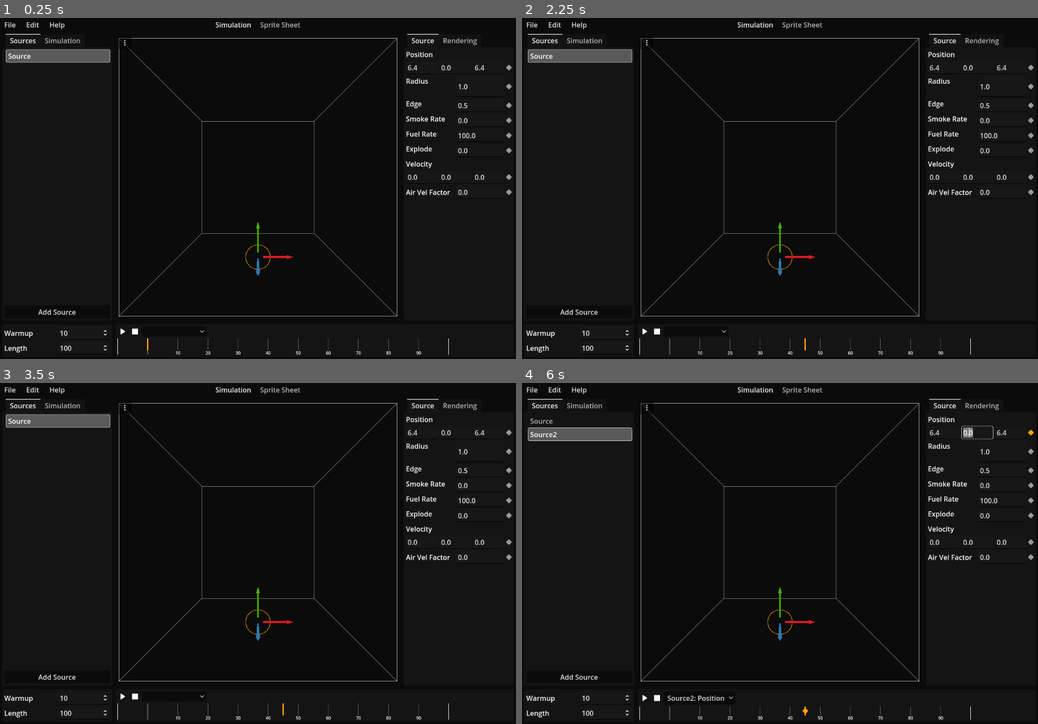
Above: before the commit, frames 1-4 (two rows, left to right).
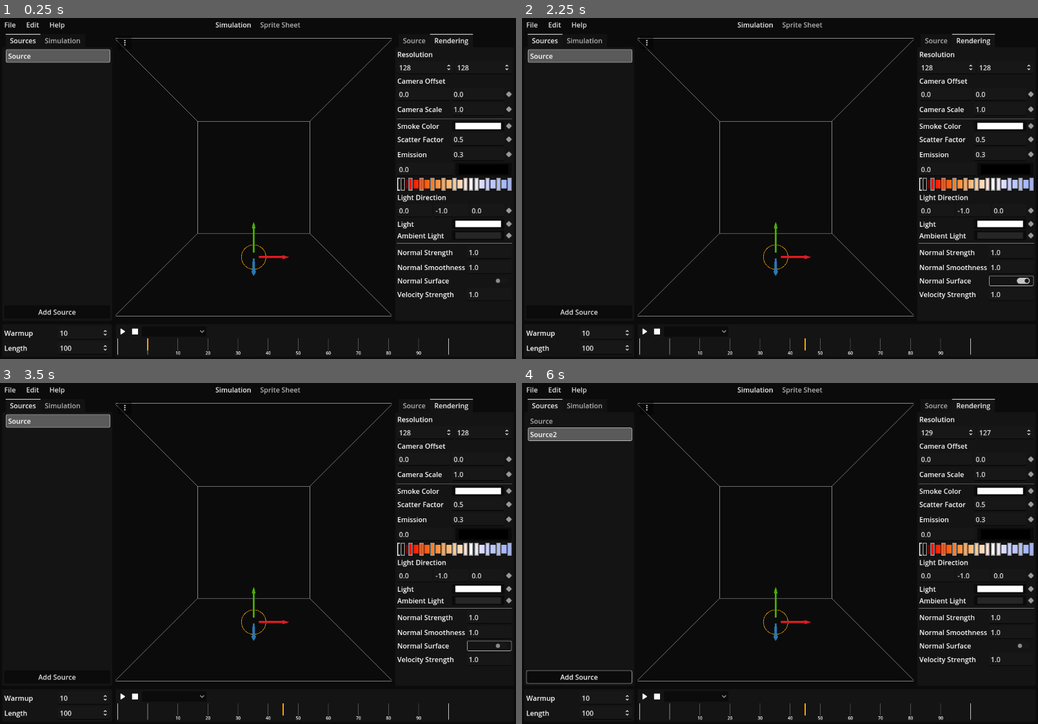
Above: after the commit, the same moments.

Repository: krokoschlange/Inferno3D
Game: Godot game, scene res://editor/main_editor.tscn
The game is run twice, just before and just after one commit, with the same random seed, the same clock (stepped at 60 frames per second) and the same inputs.
Inputs (mouse positions are in pixels of both pictures, inside the frame that each line leads up to):
- Up to frame 1 (0.25 s): no input
- Up to frame 2 (2.25 s): click (645, 331) at 0.5 s; click (645, 331) at 1.25 s; click (1012, 280) at 2.02 s
- Up to frame 3 (3.5 s): click (490, 645) at 2.77 s
- Up to frame 4 (6 s): click "Add Source" at 3.5 s; click "⋮" at 4.25 s; click (1032, 434) at 5.02 s; click (970, 430) at 5.77 s

The runs differ from the first frame. In frame 1, 4.3% of the frame differs, in the area x 22-100%, y 4-88%; in frame 2, 4.4%; in frame 3, 4.3%; in frame 4, 4.7%, in the area x 0-100%, y 4-97%.
Error before the commit: Cannot call method 'sampler_create' on a null value. (res://simulation/fluids.gd:262)
Error after the commit: Cannot call method 'sampler_create' on a null value. (res://simulation/fluids.gd:267)

Commit message:
add normal surface mode

Diff:
--- a/editor/file_io.gd
+++ b/editor/file_io.gd
@@ -42,6 +42,7 @@
 	file.set_value("Rendering", "ambient_light", smoke_sim.ambient_light)
 	file.set_value("Rendering", "normal_strength", smoke_sim.normal_strength)
 	file.set_value("Rendering", "normal_smoothness", smoke_sim.normal_smoothness)
+	file.set_value("Rendering", "normal_surface", smoke_sim.normal_surface)
 	file.set_value("Rendering", "velocity_map_strength", smoke_sim.velocity_map_strength)
 
 	file.set_value("SpriteSheet", "grid", sprite_sheet_gen.grid_editor.value)
@@ -133,6 +134,7 @@
 	smoke_sim.ambient_light = file.get_value("Rendering", "ambient_light", Color(0.148, 0.148, 0.148, 1))
 	smoke_sim.normal_strength = file.get_value("Rendering", "normal_strength", 1.0)
 	smoke_sim.normal_smoothness = file.get_value("Rendering", "normal_smoothness", 1.0)
+	smoke_sim.normal_surface = file.get_value("Rendering", "normal_surface", false)
 	smoke_sim.velocity_map_strength = file.get_value("Rendering", "velocity_map_strength", 1.0)
 
 	sprite_sheet_gen.grid_editor.set_value_no_signal(file.get_value("SpriteSheet", "grid", Vector2i(1, 1)))
--- a/editor/main_editor.tscn
+++ b/editor/main_editor.tscn
@@ -559,9 +559,10 @@
 
 [node name="TabContainer" type="TabContainer" parent="MarginContainer/TabContainer/Simulation/Simulation/HSplitContainer"]
 layout_mode = 2
-current_tab = 0
+current_tab = 1
 
 [node name="Source" type="MarginContainer" parent="MarginContainer/TabContainer/Simulation/Simulation/HSplitContainer/TabContainer"]
+visible = false
 layout_mode = 2
 theme_override_constants/margin_left = 5
 theme_override_constants/margin_top = 5
@@ -758,7 +759,6 @@
 active_texture = ExtResource("7_m5c0e")
 
 [node name="Rendering" type="MarginContainer" parent="MarginContainer/TabContainer/Simulation/Simulation/HSplitContainer/TabContainer"]
-visible = false
 layout_mode = 2
 theme_override_constants/margin_left = 5
 theme_override_constants/margin_top = 5
@@ -1000,6 +1000,15 @@
 min_value = 0.1
 max_value = 10.0
 drag_speed = 0.1
+
+[node name="NormalSurfaceLabel" type="Label" parent="MarginContainer/TabContainer/Simulation/Simulation/HSplitContainer/TabContainer/Rendering/VBoxContainer/GridContainer4"]
+layout_mode = 2
+size_flags_horizontal = 3
+text = "Normal Surface"
+
+[node name="NormalSurfaceToggle" type="CheckButton" parent="MarginContainer/TabContainer/Simulation/Simulation/HSplitContainer/TabContainer/Rendering/VBoxContainer/GridContainer4"]
+layout_mode = 2
+flat = true
 
 [node name="VelocityStrengthLabel" type="Label" parent="MarginContainer/TabContainer/Simulation/Simulation/HSplitContainer/TabContainer/Rendering/VBoxContainer/GridContainer4"]
 layout_mode = 2
--- a/simulation/fluids.gd
+++ b/simulation/fluids.gd
@@ -130,6 +130,10 @@
 	set(value):
 		normal_smoothness = value
 		normal_mat.set_shader_parameter("normal_smoothness", normal_smoothness)
+var normal_surface: bool = false:
+	set(value):
+		normal_surface = value
+		normal_mat.set_shader_parameter("surface_only", normal_surface)
 var velocity_map_strength: float = 1.0:
 	set(value):
 		velocity_map_strength = value
@@ -154,6 +158,7 @@
 	ambient_light = ambient_light
 	normal_strength = normal_strength
 	normal_smoothness = normal_smoothness
+	normal_surface = normal_surface
 	velocity_map_strength = velocity_map_strength
 
 	var mesh := BoxMesh.new()
--- a/simulation/normal.gdshader
+++ b/simulation/normal.gdshader
@@ -5,6 +5,8 @@
 
 uniform float normal_smoothness = 1.0;
 uniform float normal_strength = 1.0;
+uniform bool surface_only = false;
+
 
 uniform vec3 size;
 uniform int samples;
@@ -60,7 +62,6 @@
 	pos += pos_diff * noise_offset;
 
 	float transparency = 1.0;
-	vec3 emit = vec3(0);
 	vec3 norm = vec3(0, 0, 1);
 
 	vec3 diff_size = normal_smoothness / vec3(textureSize(density, 0));
@@ -73,6 +74,7 @@
 			float diff = transparency;
 			transparency *= ext;
 			diff -= transparency;
+			diff = max(0.0, diff);
 
 			float dens_b = textureLod(density, pos_to_uvw(pos) + vec3(0, -1, 0) * diff_size.y, 0).r;
 			float dens_t = textureLod(density, pos_to_uvw(pos) + vec3(0, 1, 0) * diff_size.y, 0).r;
@@ -81,8 +83,14 @@
 			float dens_l = textureLod(density, pos_to_uvw(pos) + vec3(-1, 0, 0) * diff_size.x, 0).r;
 			float dens_r = textureLod(density, pos_to_uvw(pos) + vec3(1, 0, 0) * diff_size.x, 0).r;
 
-			vec3 local_norm = normalize(vec3(dens_l - dens_r, dens_b - dens_t, dens_f - dens_n));
-			norm += local_norm * diff;
+			vec3 gradient = vec3(dens_l - dens_r, dens_b - dens_t, dens_f - dens_n);
+			if (length(gradient) > 0.0) {
+				vec3 local_norm = normalize(gradient);
+				norm += local_norm * diff;
+			}
+			if (surface_only) {
+				break;
+			}
 		}
 
 		pos += pos_diff;
@@ -94,6 +102,12 @@
 		norm.xy /= 1.0 - transparency;
 	}
 	norm.xy *= normal_strength;
-	norm = normalize(norm);
-	ALBEDO = pow(vec3(norm * 0.5 + 0.5), vec3(2.2));
+	if (length(norm) > 0.0) {
+		norm = normalize(norm);
+	} else {
+		norm = vec3(0, 0, 1);
+	}
+	norm = norm * 0.5 + 0.5;
+	norm = clamp(norm, 0, 1);
+	ALBEDO = pow(norm, vec3(2.2));
 }
Not shown: 2 places in editor/main_editor.tscn that only renumber resources
